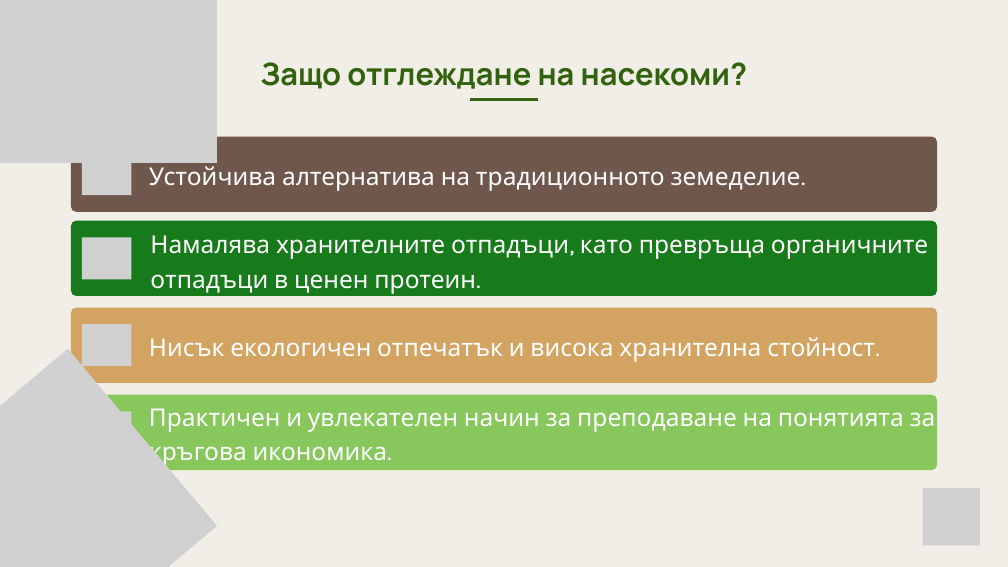
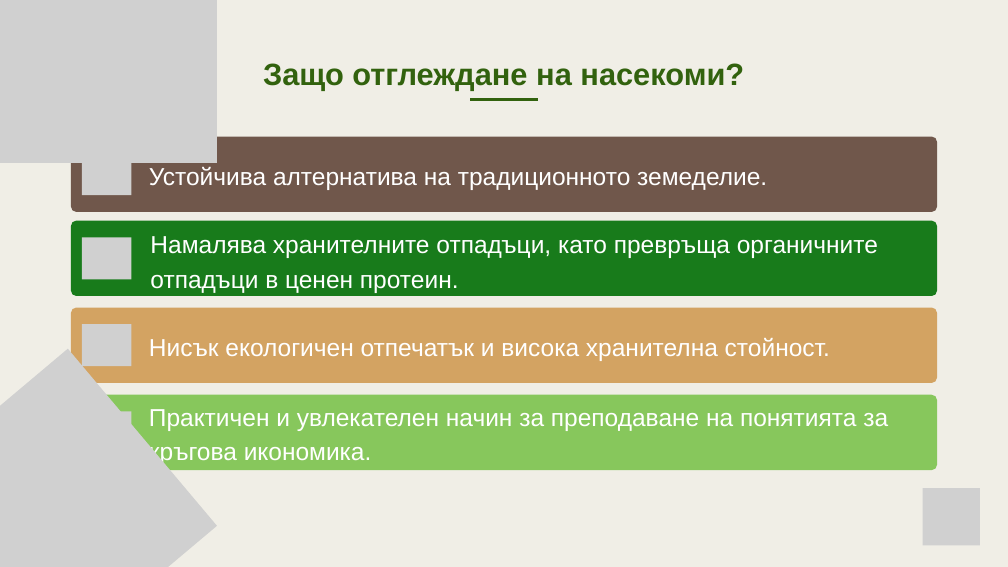
Before and after one commit to fraudline/entofarm, a slide deck: slide 4 of promo/presentation/EntoFARM_presentation_BG.pptx. Drawn at 1008x567 pixels with LibreOffice and Linux fonts; fonts in the diff are those of the drawing; grey boxes stand for pictures. Boxes give left, top, right and bottom in pixels: in the first picture for what was removed or moved away, otherwise in the second. Text is boxed around its words. In the diff, an @@ line names an element or a change of style, - is before the commit and + after.

```diff
--- a/promo/presentation/EntoFARM_presentation_BG.pptx
+++ b/promo/presentation/EntoFARM_presentation_BG.pptx
@@ text "Защо отглеждане на насекоми?" at <box>263,63,744,91</box>: font Manrope to Arial @@
@@ font Karla to Arial in 4 elements at <box>149,167,767,190</box>, <box>149,338,830,361</box>, <box>149,409,888,466</box>, <box>150,236,878,293</box> @@
```
Also in this commit, not shown: 6 other slides changed, 1 other file.
